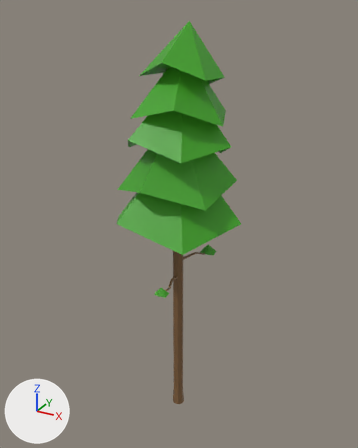
Before and after pictures for a commit that changed the FBX model Exports/Tree/Tree_02.fbx.
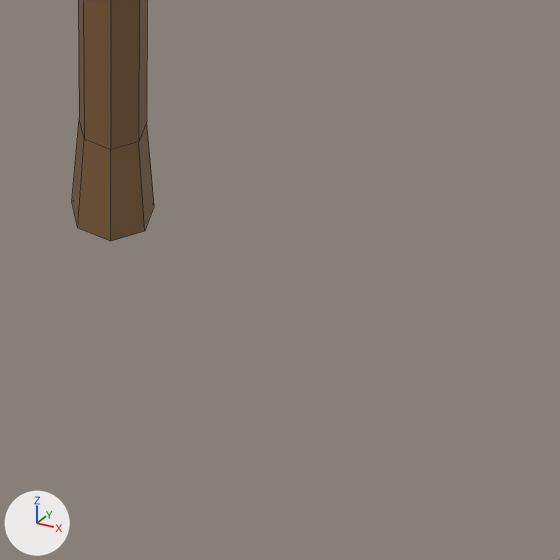
Each version appears first whole from a 50 mm lens placed at (1.066, -1.917, 1.464), pointed at (-0.007, 0.033, 0.489), and next in a close-up on the part from 46% to 67% of the width and 83% to 100% of the height. Lighting does not change. The marker at lower left points along +X, +Y and +Z. The close-ups show mesh edges as thin lines. Where no turn or scale is listed for an object, it has been applied to the vertices.

The scene before the commit, as lines of its bpy script (objects in view):
```python
me_cylinder = bpy.data.meshes.new('Cylinder')
me_cylinder.from_pydata(...)  # 110 vertices, 101 faces; spans x -8.8..8.8, y -10.7..10.4, z -1.0..2.3
# faces by material slot: [52, 49]
me_cylinder.materials.append(mat_braun)  # brown #7f5e3c
me_cylinder.materials.append(mat_grün)  # green #40a320
ob_tree_02 = bpy.data.objects.new('Tree_02', me_cylinder)
ob_tree_02.location = (0.0, 0.0, 0.0)
ob_tree_02.scale = (0.0367, 0.0272, 0.617)
```
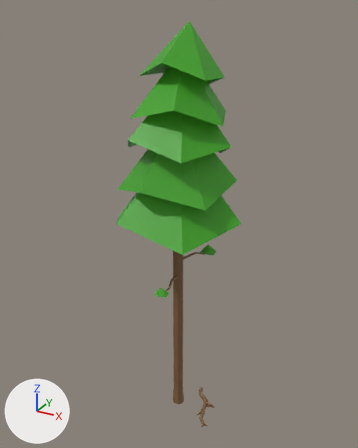
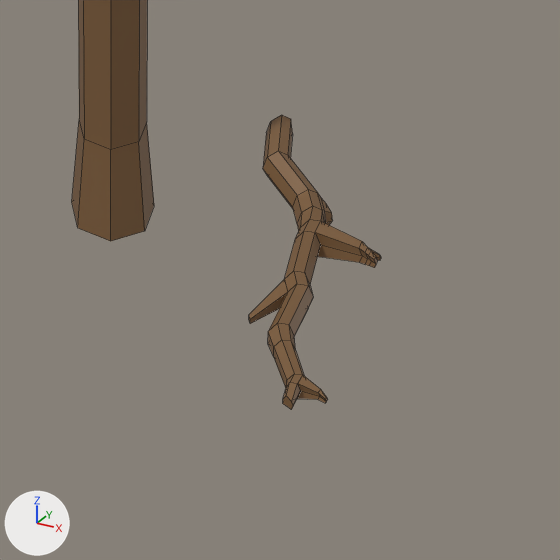
What differs and where, as boxes [x1, y1, x2, y2] in the close-ups (560 x 560 px):
'Branch_01', added (brown): after [249, 115, 381, 410]

The edits, one by one:
Mesh me_cylinder_001 is new.
It has 149 vertices, 144 faces and spans x -0.081..0.078, y -0.148..0.102, z -0.013..0.017.
It uses material mat_braun (brown #7f5e3c).
Object 'Branch_01' (ob_branch_01) is new; it shows me_cylinder_001.
Its location is (0.1748, 0.0, -0.5463).
